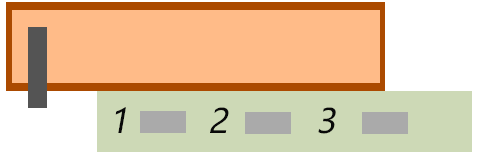
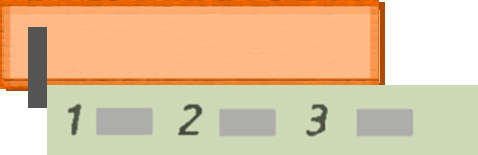
Layer changes from the first 478x155 image to the second:
painted on "矩形 7" over [47,85,478,155]
removed layer "矩形 6" over [245,112,291,134]
removed layer "矩形 5" over [140,111,186,133]
removed layer "1 2 3" over [115,107,336,134]
removed layer "矩形 1" over [97,102,414,138]
renamed "矩形 2" to "矩形 3 拷贝", moved it above "矩形 3", painted on it over [0,0,385,91]
painted on "矩形 3" over [6,2,385,91]
